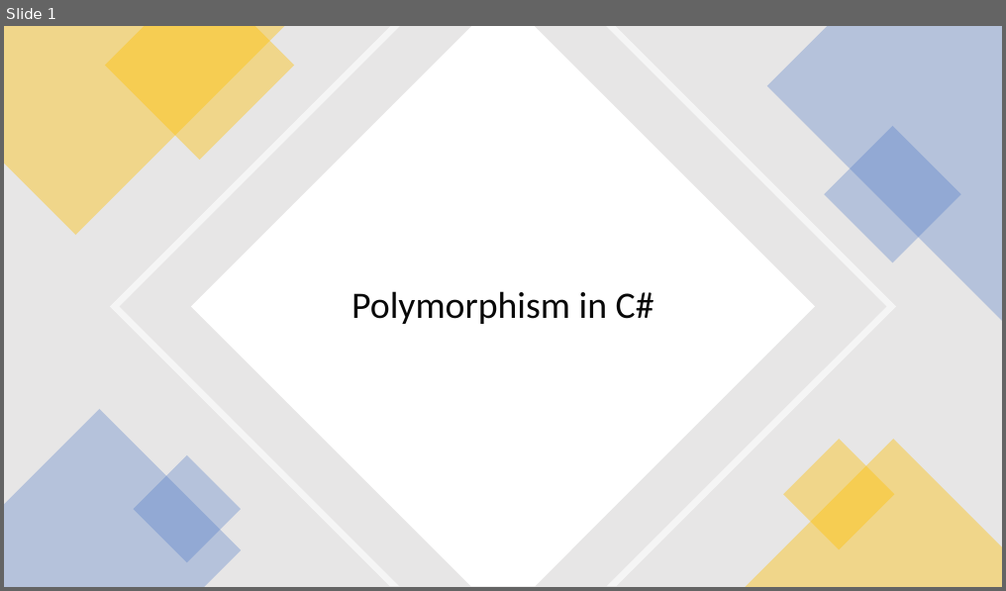
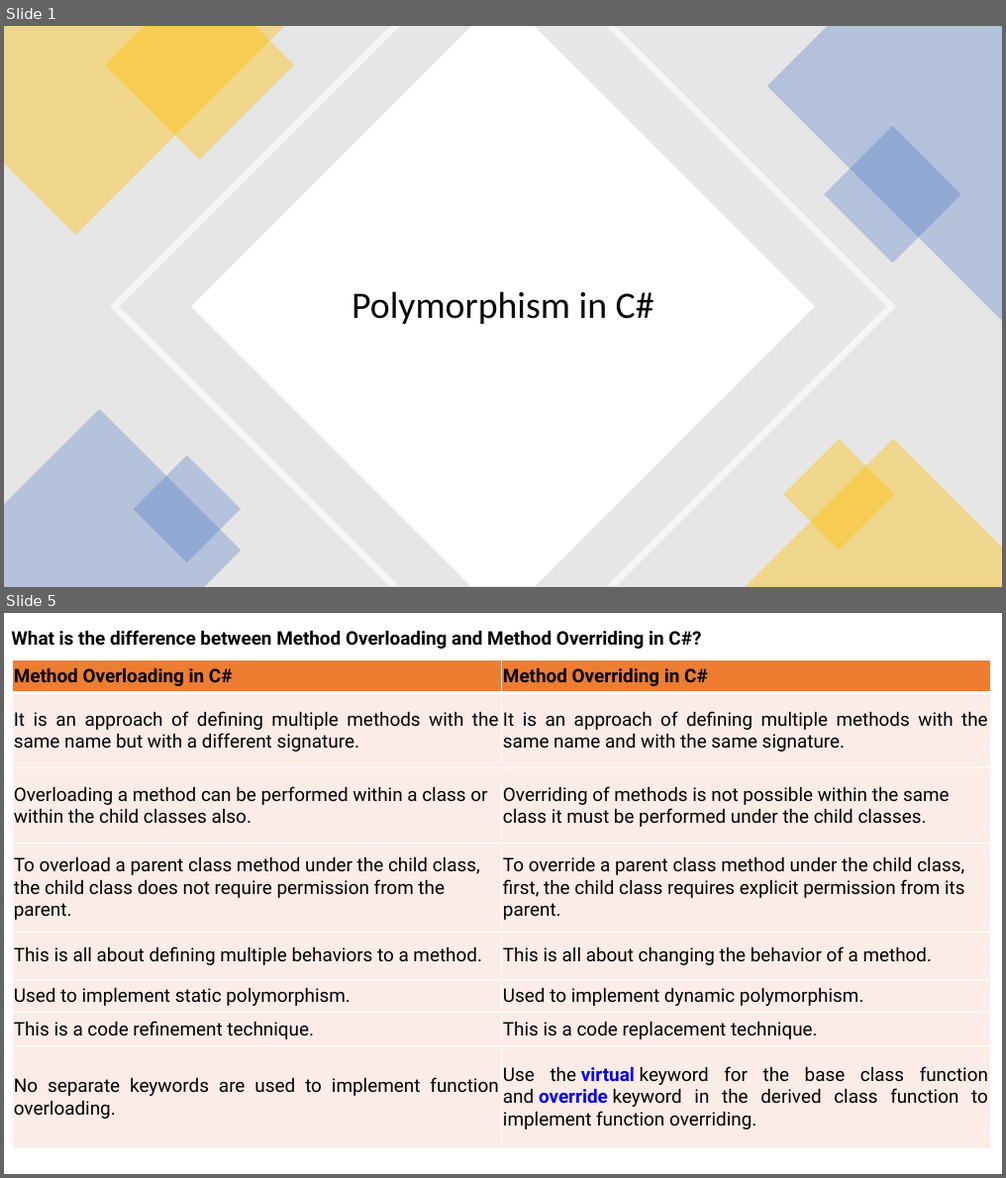
Before and after one commit to ratreraj/Csharpe-Dotnet-Sql-Docs, a slide deck: Polymorphism in C#.pptx. Shown one above the other, each under a label of ours: slide 1 before the commit, slides 1 and 5 after it; the slides between them are not shown. The pictures are 1006x591 and 1006x1178 pixels, drawn with LibreOffice and Linux fonts; fonts in the diff are those of the drawing. Boxes give left, top, right and bottom in pixels: in the first picture for what was removed or moved away, otherwise in the second. Text is boxed around its words. In the diff, an @@ line names an element or a change of style, - is before the commit and + after.

```diff
--- a/Polymorphism in C#.pptx
+++ b/Polymorphism in C#.pptx
@@ slide 5 added at (4,613,1002,1174), background #FFFFFF @@
@@ text added at (11,630,701,649), 18 pt, text #000000, bold @@
+What is the difference between Method Overloading and Method Overriding in C#?
@@ table added at (12,661,991,1150), 8 rows, 2 columns @@
+Method Overloading in C# | Method Overriding in C#
+It is an approach of defining multiple methods with the same name but with a different signature. | It is an approach of defining multiple methods with the same name and with the same signature.
+Overloading a method can be performed within a class or within the child classes also. | Overriding of methods is not possible within the same class it must be performed under the child classes.
+To overload a parent class method under the child class, the child class does not require permission from the parent. | To override a parent class method under the child class, first, the child class requires explicit permission from its parent.
+This is all about defining multiple behaviors to a method. | This is all about changing the behavior of a method.
+Used to implement static polymorphism. | Used to implement dynamic polymorphism.
+This is a code refinement technique. | This is a code replacement technique.
+No separate keywords are used to implement function overloading. | Use the virtual keyword for the base class function and override keyword in the derived class function to implement function overriding.
```
Also in this commit, not shown: 2 slides changed, 2 other slides added, 1 other file.
